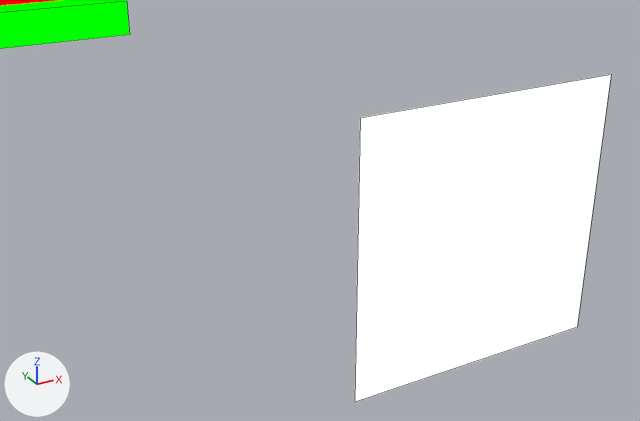
The Blender file assets-source/blender/motion/amargasaurus-walk.blend, before and after one commit.
Both versions are drawn from a 50 mm camera at (84.27, -33.81, 30.82) aimed at (86.6, -29.56, 28.7). Every picture has the same lights, and +X, +Y and +Z are marked at lower left. The first picture is the older version. Mesh edges are drawn as thin lines.

The first picture shows 'DinoTycoon_Motion_amargasaurus_walk_eye', 'DinoTycoon_Motion_amargasaurus_walk_jaw' and 1 more.
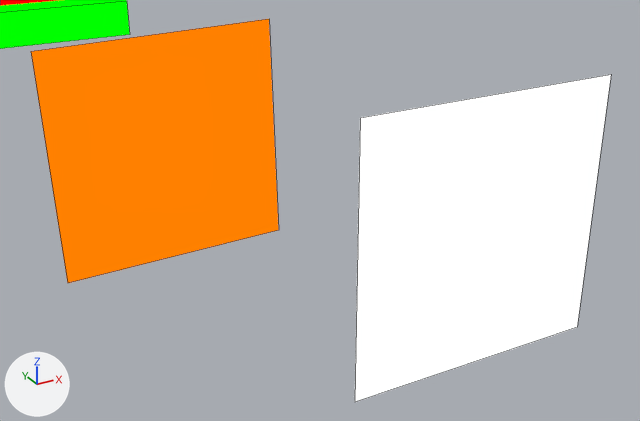
The newer file adds a shape key; the second version is drawn at full value of the shape key 'walk_06' of 'DinoTycoon_Motion_amargasaurus_walk_eye_white', and the change is written as the vertex moves it makes.

Boxes [x1, y1, x2, y2] around the edits, measured in the pictures (640 x 421 px):
```json
{"object": "DinoTycoon_Motion_amargasaurus_walk_eye_white", "change": "added", "after": [31, 19, 279, 283], "on screen": "orange"}
```

Edits to the scene script, one JSON object a line:
```json
{"op": "add", "block": "mat_dinotycoon_role_y", "code": ["mat_dinotycoon_role_y = emission_material('DinoTycoon_Role_Y')", "mat_dinotycoon_role_y.base_color = (1.0, 0.216, 0.0)  # orange #ff8000"]}
{"op": "add", "block": "me_dinotycoon_motion_amargasaurus_walk_sample_eye_white", "code": ["me_dinotycoon_motion_amargasaurus_walk_sample_eye_white = bpy.data.meshes.new('DinoTycoon_Motion_amargasaurus_walk_sample_eye_white')", "me_dinotycoon_motion_amargasaurus_walk_sample_eye_white.from_pydata([(85.164, -29.0, 29.707), (86.563, -29.0, 29.742), (86.598, -29.0, 28.343), (85.199, -29.0, 28.308), (85.164, -29.0, 29.707), (86.563, -29.0, 29.742), (86.598, -29.0, 28.343), (85.199, -29.0, 28.308)], [], [(3, 2, 1, 0), (4, 5, 6, 7), (0, 1, 5, 4), (1, 2, 6, 5), (2, 3, 7, 6), (3, 0, 4, 7)])", "me_dinotycoon_motion_amargasaurus_walk_sample_eye_white.materials.append(mat_dinotycoon_role_y)  # orange #ff8000"]}
{"op": "add", "block": "ob_dinotycoon_motion_amargasaurus_walk_eye_white", "code": ["ob_dinotycoon_motion_amargasaurus_walk_eye_white = bpy.data.objects.new('DinoTycoon_Motion_amargasaurus_walk_eye_white', me_dinotycoon_motion_amargasaurus_walk_sample_eye_white)", "ob_dinotycoon_motion_amargasaurus_walk_eye_white.location = (0.0, 0.0, 0.0)"]}
```
